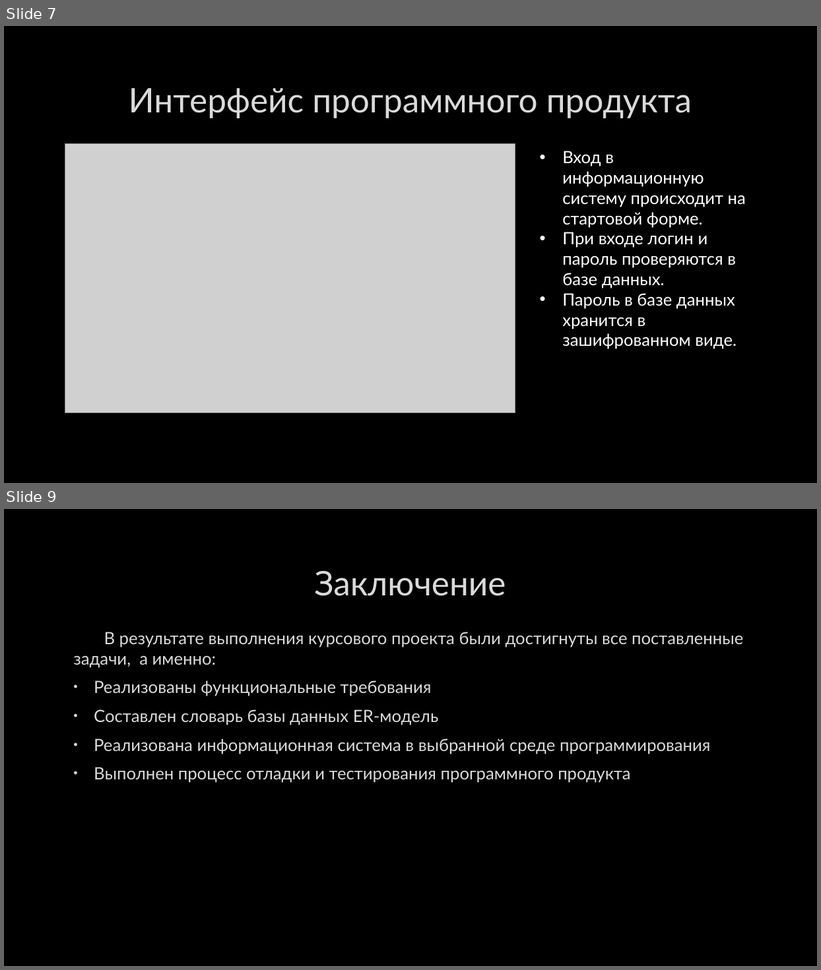
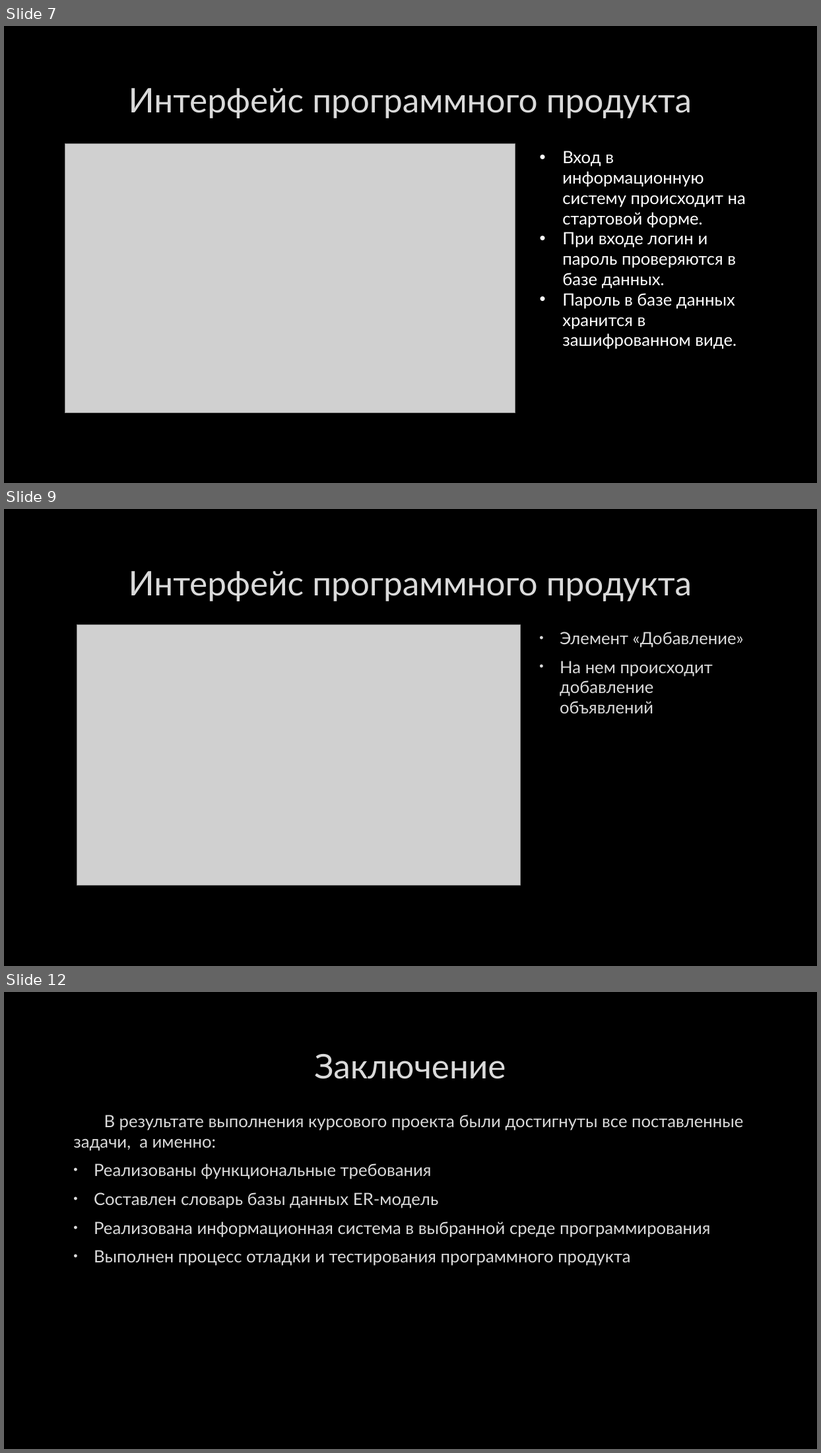
Before and after one commit to PifagoRChik/agency, a slide deck: ПРЕЗЕНТАЦИЯ НА КУРСОВУЮ.pptx. Shown one above the other, each under a label of ours: slides 7 and 9 before the commit, slides 7, 9 and 12 after it; the slides between them are not shown. The pictures are 821x970 and 821x1453 pixels, drawn with LibreOffice and Linux fonts; fonts in the diff are those of the drawing; grey boxes stand for pictures; background and template pictures are left out. Boxes give left, top, right and bottom in pixels: in the first picture for what was removed or moved away, otherwise in the second. Text is boxed around its words. In the diff, an @@ line names an element or a change of style, - is before the commit and + after.

```diff
--- a/ПРЕЗЕНТАЦИЯ НА КУРСОВУЮ.pptx
+++ b/ПРЕЗЕНТАЦИЯ НА КУРСОВУЮ.pptx
@@ slide 9 added at (x1=4, y1=509, x2=817, y2=966), background picture (left out) @@
@@ title added at (x1=129, y1=571, x2=692, y2=601), 40 pt, text #DADADA @@
+Интерфейс программного продукта
@@ picture added at (x1=77, y1=625, x2=521, y2=885) @@
@@ text added at (x1=560, y1=632, x2=744, y2=714), 20 pt, text #DADADA @@
+• Элемент «Добавление»
+• На нем происходит добавление объявлений
@@ what was slide 9 is now slide 12 @@
```
Also in this commit, not shown: 2 slides changed, 2 other slides added.
